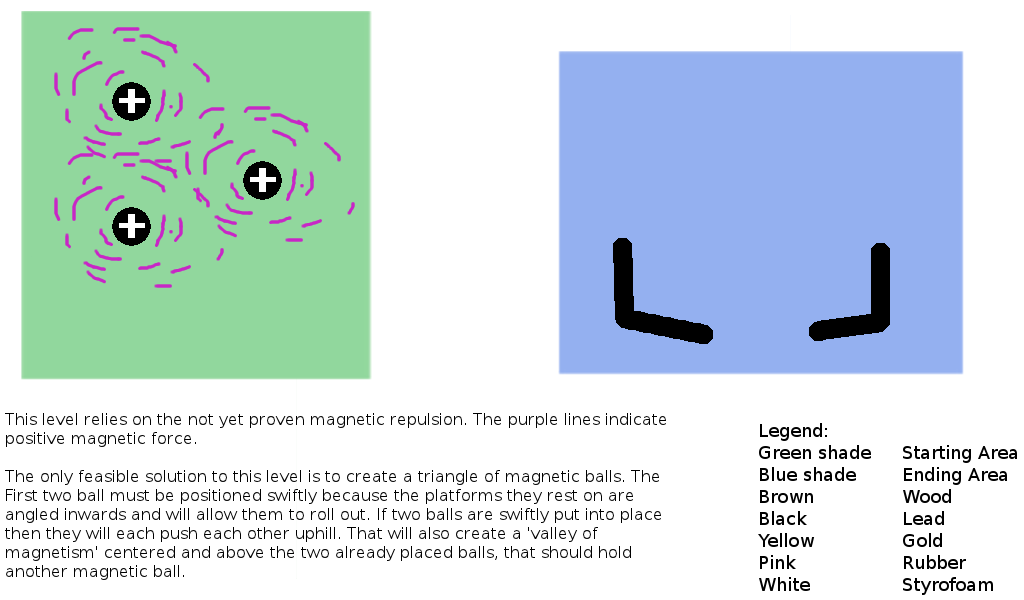
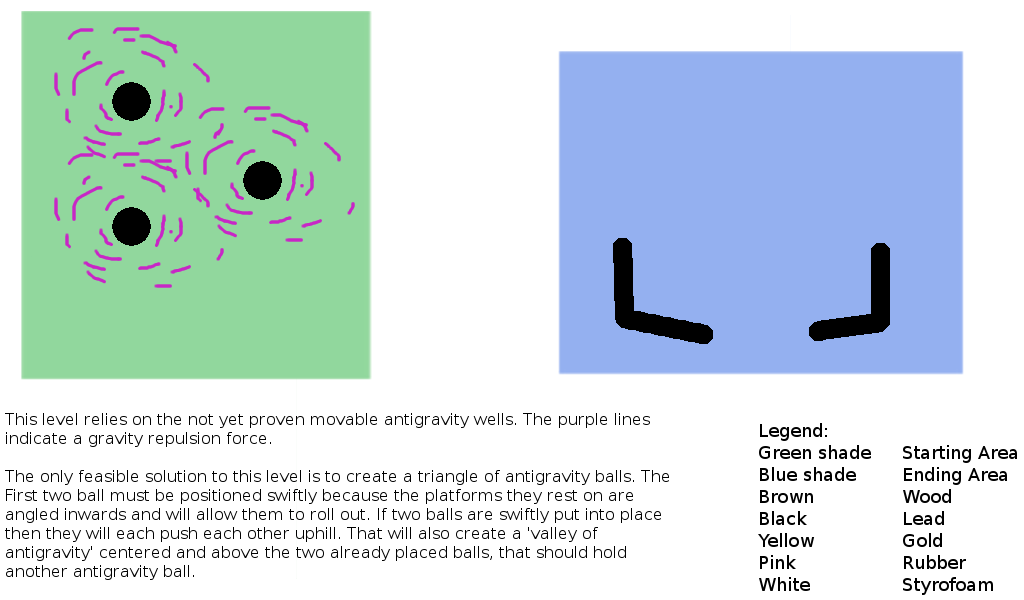
Comparing the layer stacks of the two (1024, 600) images. Changes:
painted on "This level relies on the not y..." over [6, 413, 669, 580]
painted on "Stuff" over [119, 89, 276, 238]
